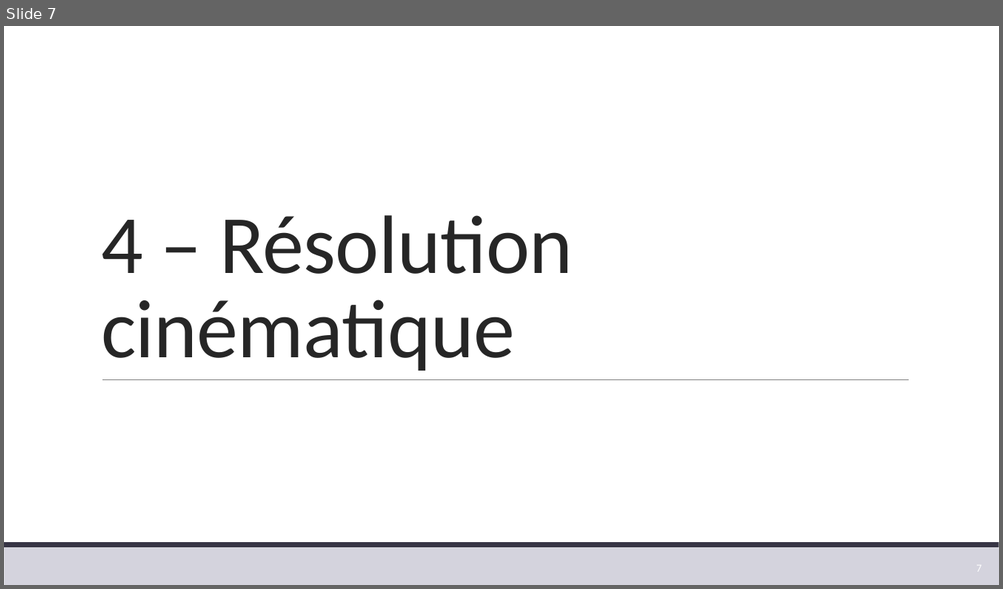
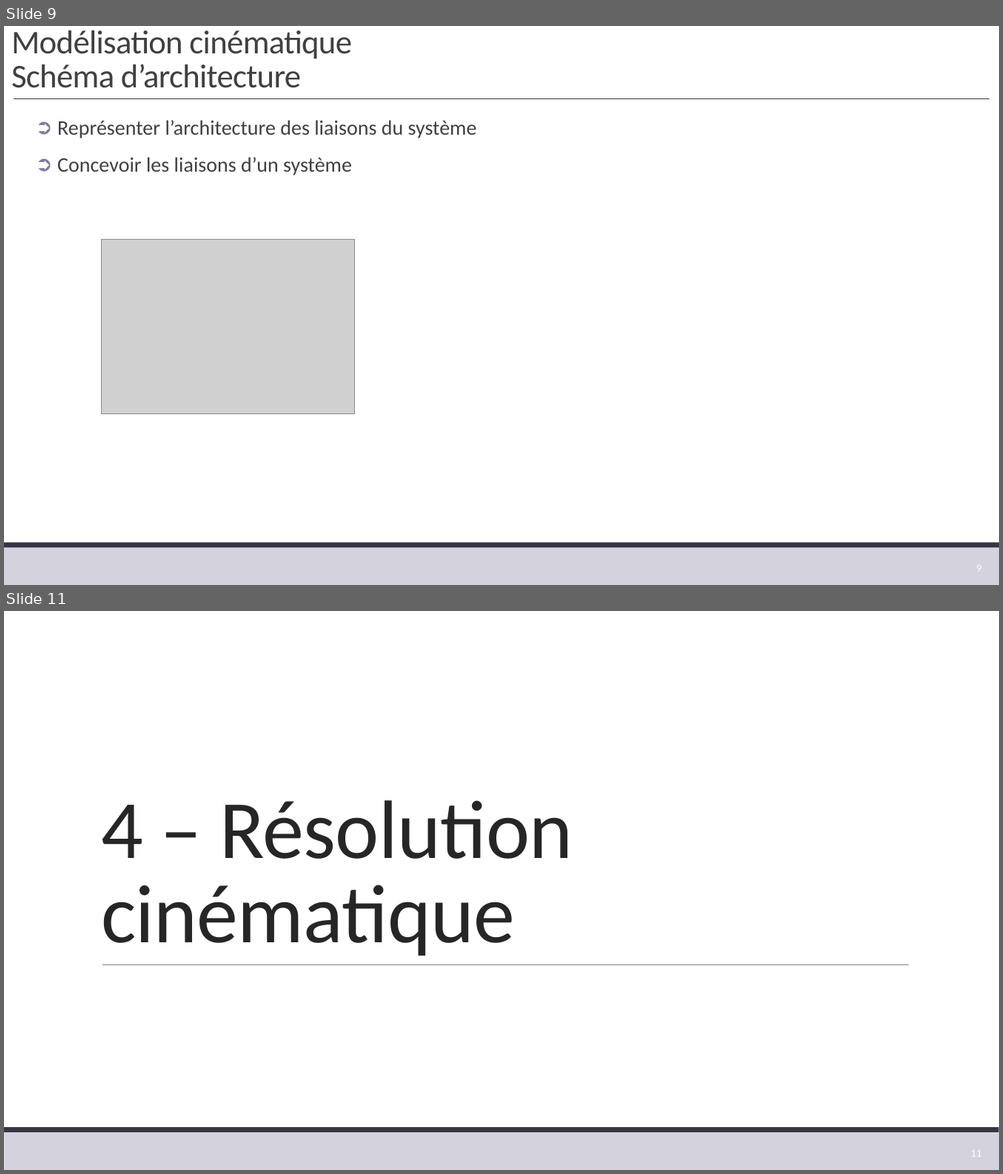
Before and after one commit to xpessoles/TP_Corriges, a slide deck: 02_BrasBeta/02_BrasBeta.pptx. Shown one above the other, each under a label of ours: slide 7 before the commit, slides 9 and 11 after it; the slides between them are not shown. The pictures are 1003x589 and 1003x1174 pixels, drawn with LibreOffice and Linux fonts; fonts in the diff are those of the drawing; grey boxes stand for pictures. Boxes give left, top, right and bottom in pixels: in the first picture for what was removed or moved away, otherwise in the second. Text is boxed around its words. In the diff, an @@ line names an element or a change of style, - is before the commit and + after.

```diff
--- a/02_BrasBeta/02_BrasBeta.pptx
+++ b/02_BrasBeta/02_BrasBeta.pptx
@@ slide 9 added at bbox=[4, 26, 999, 585], background #FFFFFF; not listed: 2 template elements that a slide beside it also shows @@
@@ title added at bbox=[11, 30, 352, 88], 32 pt, text #404040 @@
+Modélisation cinématique
+Schéma d’architecture
@@ line added from (14, 99) to (989, 99), #373545 0.5 pt @@
@@ text added at bbox=[57, 120, 477, 175], 20 pt, text #404040 @@
+➲ Représenter l’architecture des liaisons du système
+➲ Concevoir les liaisons d’un système
@@ picture added at bbox=[101, 239, 354, 414] @@
@@ page number added at bbox=[976, 566, 981, 570], 10.5 pt, text #FFFFFF @@
+9
@@ what was slide 7 is now slide 11 @@
@@ page number at bbox=[970, 1150, 982, 1157]: text changed @@
-7
+11
```
Also in this commit, not shown: 3 other slides added, 2 other files.
